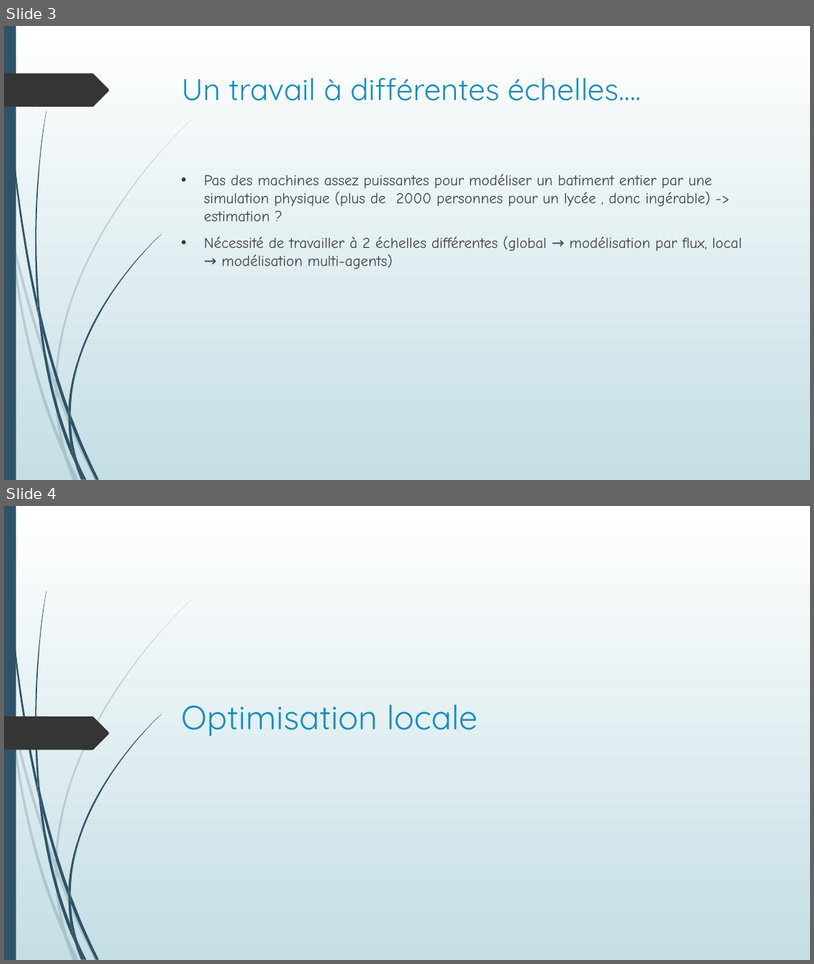
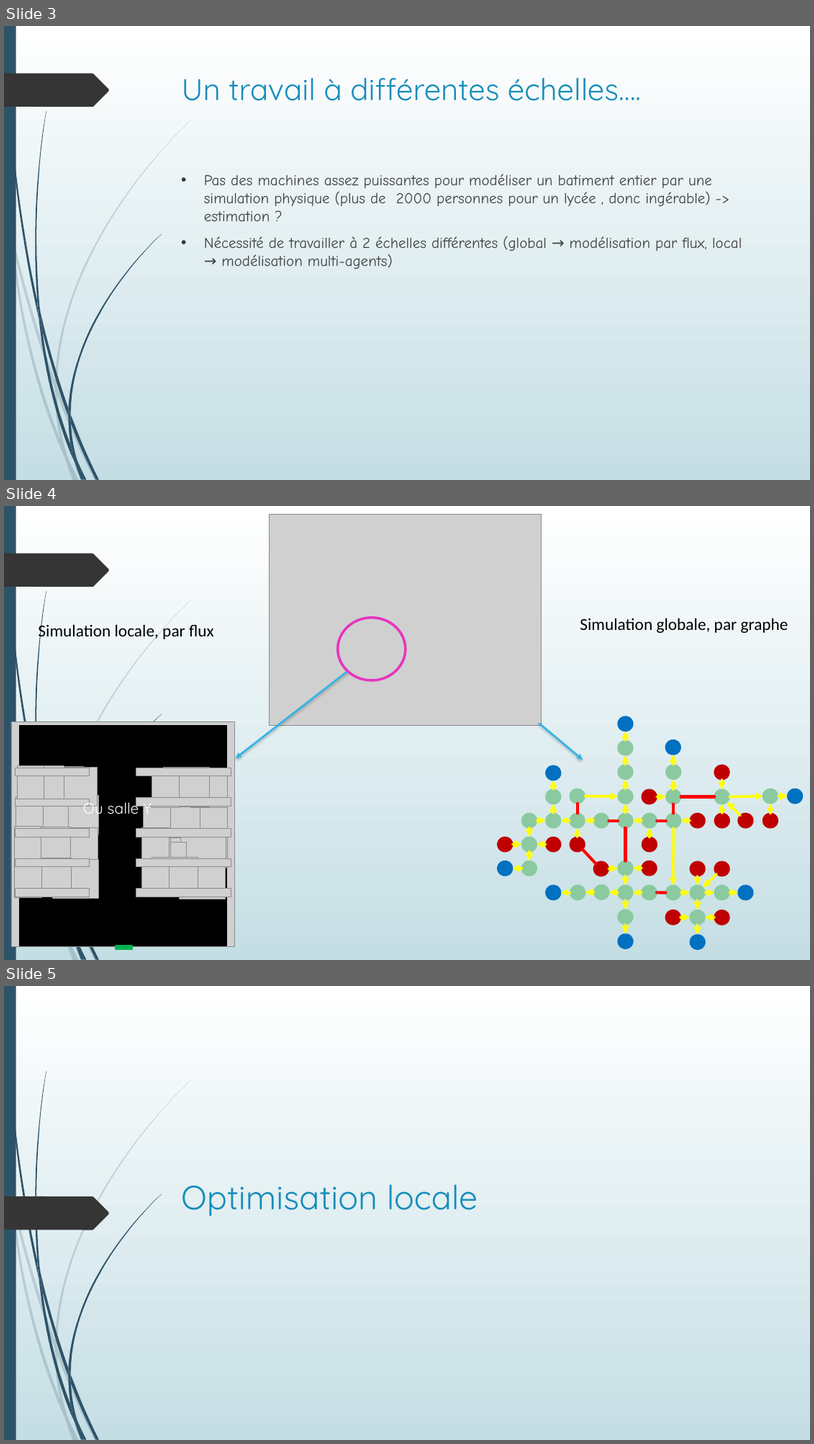
Before and after one commit to Poroing/CrowdDeplacementOptimisation, a slide deck: Présentation/Détermination d'un plan d'évacuation incendie.pptx. Shown one above the other, each under a label of ours: slides 3 and 4 before the commit, slides 3, 4 and 5 after it. The pictures are 814x964 and 814x1444 pixels, drawn with LibreOffice and Linux fonts; fonts in the diff are those of the drawing; grey boxes stand for pictures. Boxes give left, top, right and bottom in pixels: in the first picture for what was removed or moved away, otherwise in the second. Text is boxed around its words. In the diff, an @@ line names an element or a change of style, - is before the commit and + after.

```diff
--- a/Présentation/Détermination d'un plan d'évacuation incendie.pptx
+++ b/Présentation/Détermination d'un plan d'évacuation incendie.pptx
@@ slide 4 added at <box>4,506,810,960</box>, background gradient #FFFFFF to #C5DEE5; not listed: 17 template elements that a slide beside it also shows @@
@@ picture added at <box>270,514,542,726</box> @@
@@ text added at <box>38,622,214,641</box>, 20 pt, text #000000 @@
+Simulation locale, par flux
@@ ellipse added at <box>338,618,406,680</box>, outline #E833BF 3 pt @@
@@ text added at <box>580,618,789,633</box>, 20 pt, text #000000 @@
+Simulation globale, par graphe
@@ arrow added from (347, 671) to (236, 758), #31B4E6 2.25 pt @@
@@ arrow added from (540, 723) to (583, 759), #31B4E6 2.25 pt @@
@@ text added at <box>83,798,152,818</box>, 18 pt, text #FFFFFF @@
+Ou salle Y
@@ group added at <box>498,716,803,949</box>: 53 ellipses, 47 arrows, 8 lines @@
@@ group added at <box>11,722,235,949</box>: 39 pictures, 2 rectangles @@
@@ what was slide 4 is now slide 5 @@
```
Also in this commit, not shown: 8 slides changed, 18 other slides added, 8 slides removed, 11 other files.
